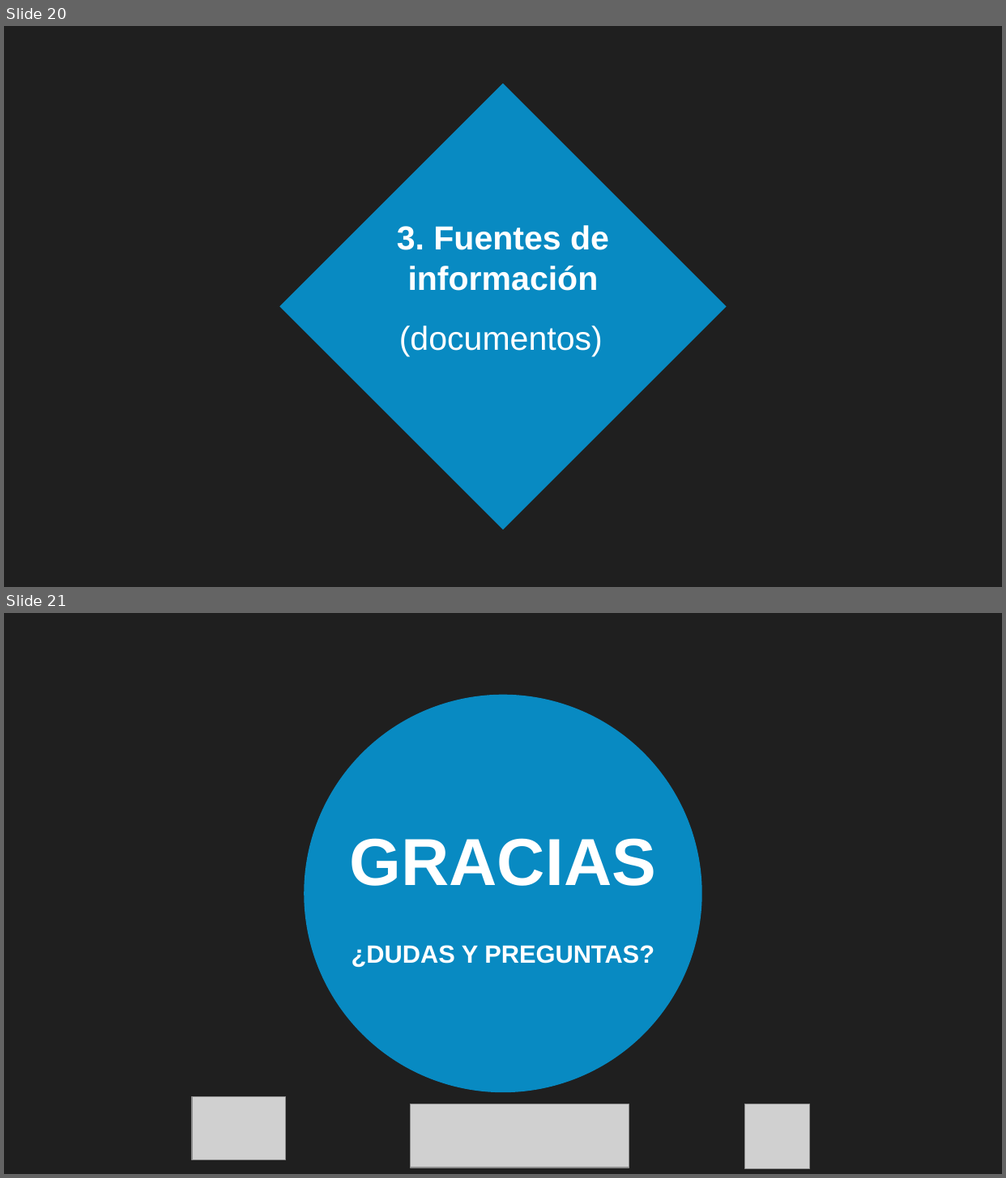
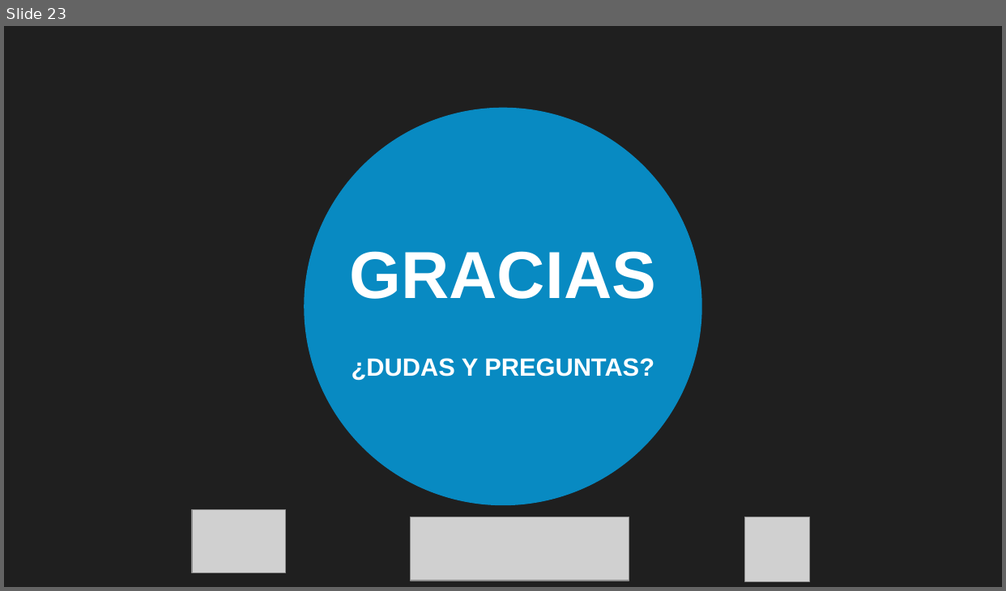
Before and after one commit to dmoreno19949/DTE_TG_ARDUINO_RAPSBERRY, a slide deck: TG1/TG1_sync1.david.pptx. Shown one above the other, each under a label of ours: slides 20 and 21 before the commit, slide 23 after it. The pictures are 1006x1178 and 1006x591 pixels, drawn with LibreOffice and Linux fonts; fonts in the diff are those of the drawing; grey boxes stand for pictures; background and template pictures are left out; a plain dark background stands for a picture behind light text. Boxes give left, top, right and bottom in pixels: in the first picture for what was removed or moved away, otherwise in the second. Text is boxed around its words. In the diff, an @@ line names an element or a change of style, - is before the commit and + after.

```diff
--- a/TG1/TG1_sync1.david.pptx
+++ b/TG1/TG1_sync1.david.pptx
@@ slide 20 removed at box(4, 26, 1002, 587), background picture (left out); not listed: 1 template element that a slide beside it also shows @@
@@ diamond removed at box(279, 83, 727, 530) @@
@@ title removed at box(397, 225, 609, 291) @@
-3. Fuentes de información
@@ subtitle removed at box(399, 326, 603, 356) @@
-(documentos)
@@ what was slide 21 is now slide 23 @@
```
Also in this commit, not shown: 1 slide changed, 4 slides added, 1 other slide removed.
